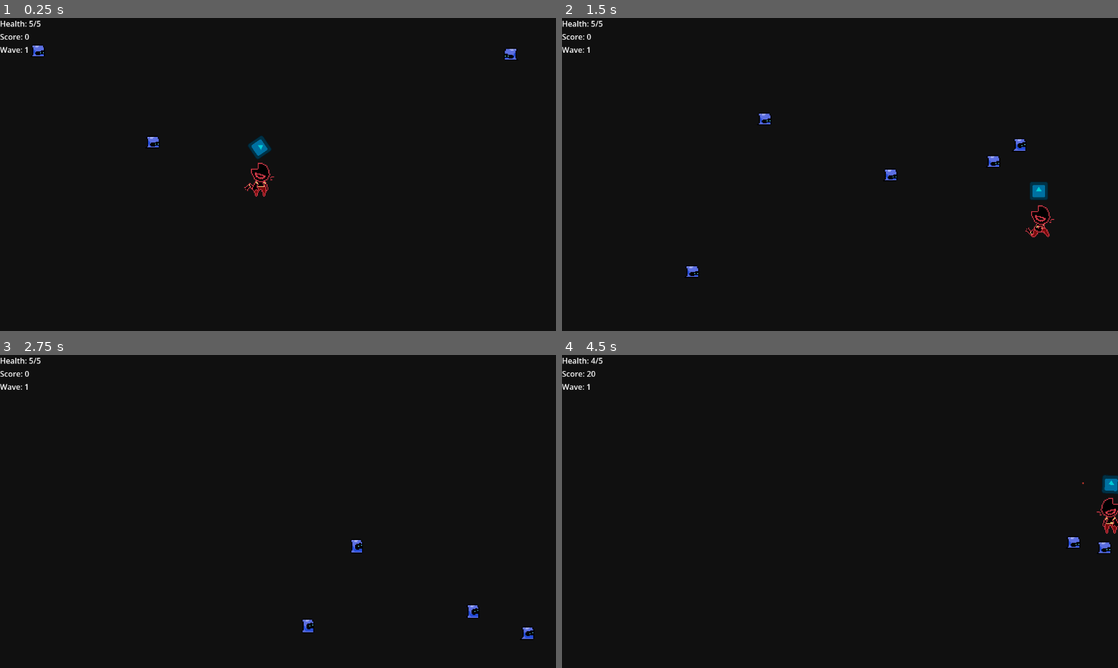
Above: before the commit, frames 1-4 (two rows, left to right).
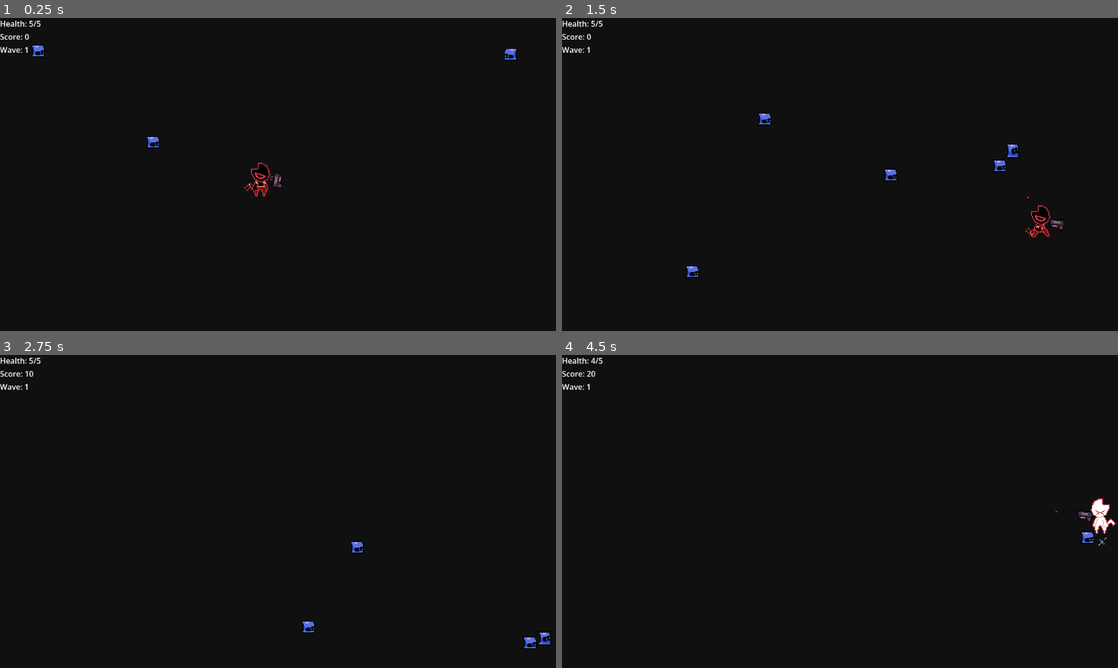
Above: after the commit, the same moments.

Repository: LucMat50/CS4800_ClassProject
Game: Godot game, scene res://scenes/main_game.tscn
Same seed, same stepped clock (60 frames per second), same inputs: the game is played once before the commit and once after it. The engine's default icon, where the game draws it, is replaced by a stand-in: a white triangle on a blue panel in a dark square.
Inputs (mouse positions are in pixels of both pictures, inside the frame that each line leads up to):
- Up to frame 1 (0.25 s): no input
- Up to frame 2 (1.5 s): move the mouse to (962, 158) at 0.52 s; hold Right (move_right) 0.53-1.28 s; hold Shift (run) 0.53-1.28 s; move the mouse to (728, 190) at 1.27 s; hold Down (move_down) from 1.28 s (still down); tap Space (shoot) at 1.35 s
- Up to frame 3 (2.75 s): move the mouse to (333, 442) at 2.02 s; release Down (move_down) at 2.03 s; hold Right (move_right) from 2.03 s (still down); hold Shift (run) from 2.03 s (still down)
- Up to frame 4 (4.5 s): move the mouse to (812, 574) at 2.77 s; release Right (move_right) at 2.78 s; release Shift (run) at 2.78 s; hold Up (move_up) 2.78-3.53 s; tap Space (shoot) at 2.85, 4.35 s; move the mouse to (1006, 558) at 3.52 s; hold Shift (run) 3.53-4.28 s; hold Left (move_left) from 3.53 s (still down); move the mouse to (673, 464) at 4.27 s

The runs differ from the first frame. In frame 1, 0.2% of the frame differs, in the area x 44-51%, y 37-55%; in frame 2, 0.4%; in frame 3, 0.3%; in frame 4, 0.8%, in the area x 88-100%, y 38-64%.

Commit message:
edited script for enemy animations

Diff:
--- a/cs-4800-unnamed-game/scenes/enemy.tscn
+++ b/cs-4800-unnamed-game/scenes/enemy.tscn
@@ -79,11 +79,104 @@
 "speed": 12.0
 }]
 
+[sub_resource type="Animation" id="Animation_md0e3"]
+length = 0.001
+tracks/0/type = "value"
+tracks/0/imported = false
+tracks/0/enabled = true
+tracks/0/path = NodePath(".:animation")
+tracks/0/interp = 1
+tracks/0/loop_wrap = true
+tracks/0/keys = {
+"times": PackedFloat32Array(0),
+"transitions": PackedFloat32Array(1),
+"update": 1,
+"values": [&"chase"]
+}
+tracks/1/type = "value"
+tracks/1/imported = false
+tracks/1/enabled = true
+tracks/1/path = NodePath(".:frame")
+tracks/1/interp = 1
+tracks/1/loop_wrap = true
+tracks/1/keys = {
+"times": PackedFloat32Array(0),
+"transitions": PackedFloat32Array(1),
+"update": 1,
+"values": [0]
+}
+
+[sub_resource type="Animation" id="Animation_4ra3w"]
+resource_name = "chase"
+length = 0.60002
+loop_mode = 1
+step = 0.2
+tracks/0/type = "value"
+tracks/0/imported = false
+tracks/0/enabled = true
+tracks/0/path = NodePath(".:animation")
+tracks/0/interp = 1
+tracks/0/loop_wrap = true
+tracks/0/keys = {
+"times": PackedFloat32Array(0),
+"transitions": PackedFloat32Array(1),
+"update": 1,
+"values": [&"chase"]
+}
+tracks/1/type = "value"
+tracks/1/imported = false
+tracks/1/enabled = true
+tracks/1/path = NodePath(".:frame")
+tracks/1/interp = 1
+tracks/1/loop_wrap = true
+tracks/1/keys = {
+"times": PackedFloat32Array(0, 0.2, 0.4),
+"transitions": PackedFloat32Array(1, 1, 1),
+"update": 1,
+"values": [0, 1, 2]
+}
+
+[sub_resource type="Animation" id="Animation_5uy6h"]
+resource_name = "death"
+length = 0.50000834
+step = 0.083333336
+tracks/0/type = "value"
+tracks/0/imported = false
+tracks/0/enabled = true
+tracks/0/path = NodePath(".:animation")
+tracks/0/interp = 1
+tracks/0/loop_wrap = true
+tracks/0/keys = {
+"times": PackedFloat32Array(0),
+"transitions": PackedFloat32Array(1),
+"update": 1,
+"values": [&"death"]
+}
+tracks/1/type = "value"
+tracks/1/imported = false
+tracks/1/enabled = true
+tracks/1/path = NodePath(".:frame")
+tracks/1/interp = 1
+tracks/1/loop_wrap = true
+tracks/1/keys = {
+"times": PackedFloat32Array(0, 0.083333336, 0.16666667, 0.25, 0.33333334, 0.41666666),
+"transitions": PackedFloat32Array(1, 1, 1, 1, 1, 1),
+"update": 1,
+"values": [0, 1, 2, 3, 4, 5]
+}
+
+[sub_resource type="AnimationLibrary" id="AnimationLibrary_c4w8v"]
+_data = {
+&"RESET": SubResource("Animation_md0e3"),
+&"chase": SubResource("Animation_4ra3w"),
+&"death": SubResource("Animation_5uy6h")
+}
+
 [sub_resource type="CircleShape2D" id="CircleShape2D_md0e3"]
-radius = 32.06244
+radius = 11.18034
 
 [sub_resource type="CircleShape2D" id="CircleShape2D_4ra3w"]
-radius = 46.043457
+radius = 23.345236
 
 [node name="Enemy" type="CharacterBody2D" unique_id=407558397 groups=["Enemy"]]
 collision_layer = 3
@@ -94,7 +187,9 @@
 scale = Vector2(2, 2)
 sprite_frames = SubResource("SpriteFrames_otmr2")
 animation = &"chase"
-frame_progress = 0.25808865
+
+[node name="AnimationPlayer" type="AnimationPlayer" parent="Sprite2D" unique_id=425172935]
+libraries/ = SubResource("AnimationLibrary_c4w8v")
 
 [node name="CollisionShape2D" type="CollisionShape2D" parent="." unique_id=923963319]
 shape = SubResource("CircleShape2D_md0e3")
@@ -104,4 +199,5 @@
 [node name="CollisionShape2D" type="CollisionShape2D" parent="Area2D" unique_id=823750302]
 shape = SubResource("CircleShape2D_4ra3w")
 
+[connection signal="animation_finished" from="Sprite2D/AnimationPlayer" to="." method="_on_animation_player_animation_finished"]
 [connection signal="body_entered" from="Area2D" to="." method="_on_area_2d_body_entered"]
--- a/cs-4800-unnamed-game/scenes/gun.tscn
+++ b/cs-4800-unnamed-game/scenes/gun.tscn
@@ -1,7 +1,7 @@
 [gd_scene format=3 uid="uid://dkkeqrvxuail1"]
 
 [ext_resource type="Script" uid="uid://bb4n3buw7rail" path="res://scripts/gun.gd" id="1_x77fm"]
-[ext_resource type="Texture2D" uid="uid://buvdiho0ukvdx" path="res://icon.svg" id="2_og67c"]
+[ext_resource type="Texture2D" uid="uid://dkv7hvtn2kro0" path="res://assets/Gun1.png" id="2_og67c"]
 
 [node name="Gun" type="Node2D" unique_id=1052325760]
 script = ExtResource("1_x77fm")
@@ -9,8 +9,7 @@
 [node name="RotationOffset" type="Node2D" parent="." unique_id=59003780]
 
 [node name="Sprite2D" type="Sprite2D" parent="RotationOffset" unique_id=719570247]
-self_modulate = Color(0, 0.8, 0.84313726, 1)
-scale = Vector2(0.3, 0.3)
+scale = Vector2(1.5, 1.5)
 texture = ExtResource("2_og67c")
 
 [node name="ShootPosition" type="Marker2D" parent="RotationOffset" unique_id=971378948]
--- a/cs-4800-unnamed-game/scenes/player.tscn
+++ b/cs-4800-unnamed-game/scenes/player.tscn
@@ -346,4 +346,4 @@
 shape = SubResource("RectangleShape2D_g2els")
 
 [node name="Gun" parent="." unique_id=1052325760 instance=ExtResource("3_qhqgy")]
-position = Vector2(0, -65)
+position = Vector2(-36, -2)
--- a/cs-4800-unnamed-game/scripts/enemy.gd
+++ b/cs-4800-unnamed-game/scripts/enemy.gd
@@ -9,7 +9,7 @@
 var is_dead: bool = false
 
 # ONREADY VARIABLES
-@onready var animate = $Sprite2D
+@onready var animate = $Sprite2D/AnimationPlayer
 
 # CONSTANTS
 const SPEED = 300
@@ -42,18 +42,20 @@
 	move_and_slide()
 
 func _on_area_2d_body_entered(body: Node2D) -> void:
-	if is_dead:
-		return
-
 	if body.is_in_group("Player") and body.has_method("take_damage"):
 		body.take_damage(1)
+		die()
 
 func die() -> void:
-	if is_dead:
-		animate.play("death")
-		return
-
 	is_dead = true
 	died.emit()
-	await get_tree().create_timer(0.7).timeout
-	queue_free()
+	animate.play("death")
+	#queue_free()
+
+func animations():
+	if !is_dead:
+		animate.play("chase")
+
+func _on_animation_player_animation_finished(anim_name: StringName) -> void:
+	if anim_name == "death":
+		queue_free()
--- a/cs-4800-unnamed-game/scripts/player.gd
+++ b/cs-4800-unnamed-game/scripts/player.gd
@@ -78,8 +78,10 @@
 	if !is_dead and !is_invulnerable:
 		if right_left == "left":
 			$Character.flip_h = false
+			$Gun.position = Vector2(-36, -2)
 		else:
 			$Character.flip_h = true
+			$Gun.position = Vector2(36, 2)
 
 		if velocity == Vector2.ZERO:
 			animate.play("default")
Binary file added: cs-4800-unnamed-game/assets/Gun1.png
Not shown, added: cs-4800-unnamed-game/assets/Gun1.png.import
Binary file added: cs-4800-unnamed-game/assets/Gun2.png
Not shown, added: cs-4800-unnamed-game/assets/Gun2.png.import
Binary file added: cs-4800-unnamed-game/assets/Gun3.png
Not shown, added: cs-4800-unnamed-game/assets/Gun3.png.import
Binary file added: cs-4800-unnamed-game/assets/Gun4.png
Not shown, added: cs-4800-unnamed-game/assets/Gun4.png.import
Binary file added: cs-4800-unnamed-game/assets/Gun5.png
Not shown, added: cs-4800-unnamed-game/assets/Gun5.png.import
Binary file added: cs-4800-unnamed-game/assets/Gun6.png
Not shown, added: cs-4800-unnamed-game/assets/Gun6.png.import
(and 2 more such lines)
